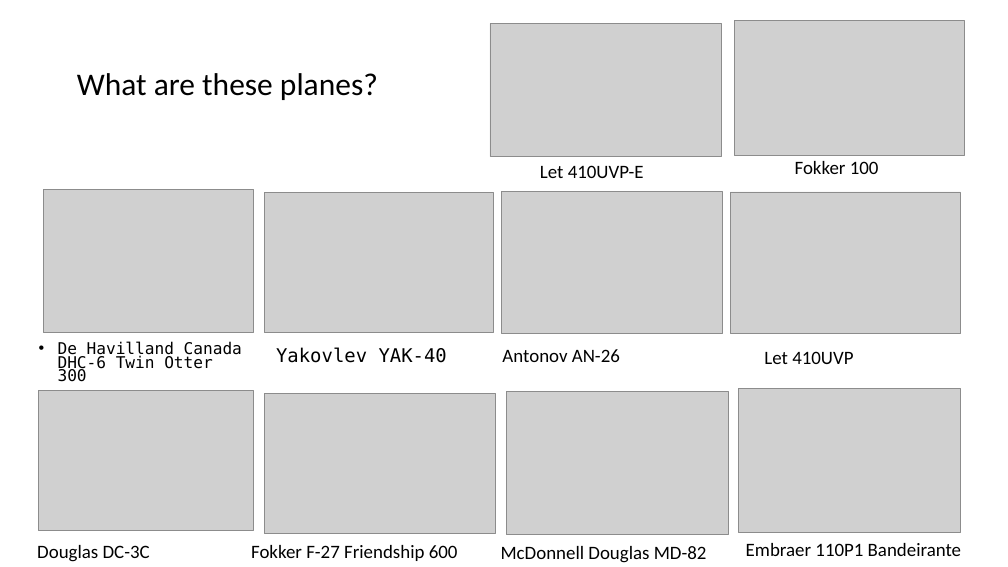
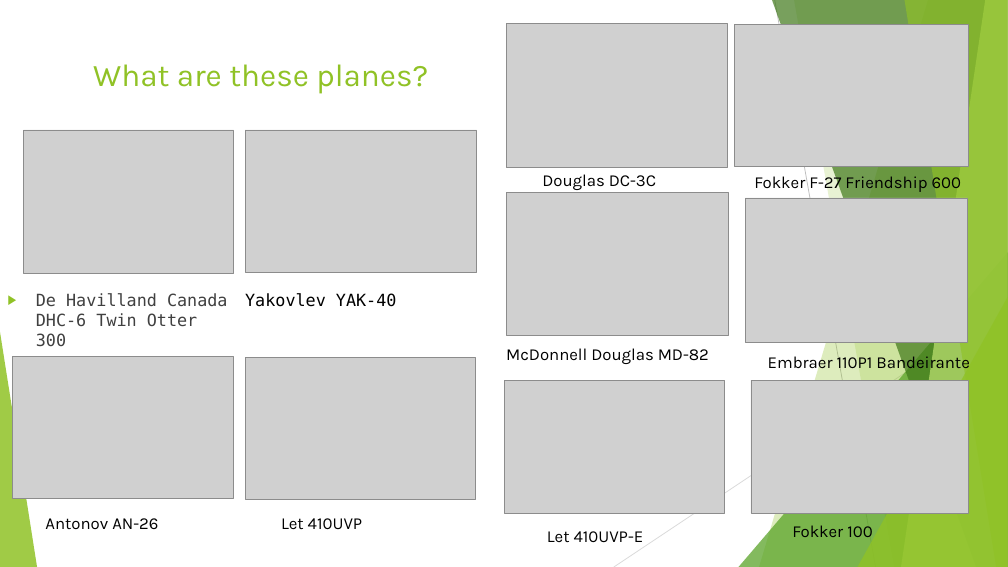
Before and after one commit to MZt92-ui/Project-1-Group-3, a slide deck: slide 3 of plane_crash_presenation_Rob.pptx. Drawn at 1008x567 pixels with LibreOffice and Linux fonts; fonts in the diff are those of the drawing; grey boxes stand for pictures. Boxes give left, top, right and bottom in pixels: in the first picture for what was removed or moved away, otherwise in the second. Text is boxed around its words. In the diff, an @@ line names an element or a change of style, - is before the commit and + after.

```diff
--- a/plane_crash_presenation_Rob.pptx
+++ b/plane_crash_presenation_Rob.pptx
@@ picture: place and size @@
-picture at [38,390,253,531]
+picture at [507,23,727,168]
@@ picture: place and size @@
-picture at [264,393,495,534]
+picture at [735,24,969,166]
@@ title "What are these planes?": place and size @@
-title "What are these planes?" at [77,73,378,100]
+title "What are these planes?" at [93,64,428,94]
@@ title "What are these planes?" at [93,64,428,94]: font Calibri to Karla, text colour #000000 to #90C226; line spacing 0.9 to 1; vertical alignment middle to top @@
@@ picture: place and size @@
-picture at [43,189,253,333]
+picture at [23,130,234,274]
@@ picture: place and size @@
-picture at [265,192,494,333]
+picture at [245,130,476,272]
@@ text "Douglas DC-3C": place and size @@
-text "Douglas DC-3C" at [37,545,150,562]
+text "Douglas DC-3C" at [542,174,656,190]
@@ text "Fokker F-27 Friendship 600": place and size @@
-text "Fokker F-27 Friendship 600" at [251,545,458,561]
+text "Fokker F-27 Friendship 600" at [754,174,961,194]
@@ picture: place and size @@
-picture at [506,392,728,535]
+picture at [507,193,729,336]
@@ picture: place and size @@
-picture at [739,388,961,533]
+picture at [746,198,968,343]
@@ text "De Havilland Canada DHC-6 Twin ...": place and size @@
-text "De Havilland Canada DHC-6 Twin ..." at [58,341,242,382]
+text "De Havilland Canada DHC-6 Twin ..." at [36,293,228,346]
@@ text "De Havilland Canada DHC-6 Twin ..." at [36,293,228,346]: size 15.4 to 16 pt, text colour #000000 to #404040; bullet • to ▶; line spacing 0.7 to 1 @@
@@ text "Yakovlev YAK-40": place and size @@
-text "Yakovlev YAK-40" at [276,347,447,363]
+text "Yakovlev YAK-40" at [245,293,397,307]
@@ text "Yakovlev YAK-40" at [245,293,397,307]: size 18 to 16 pt @@
@@ group added at [0,0,1008,567]: 5 freeform shapes, 3 triangles, 2 lines @@
@@ picture: place and size @@
-picture at [502,191,723,333]
+picture at [13,357,234,499]
@@ picture: place and size @@
-picture at [731,192,961,334]
+picture at [246,358,476,500]
@@ text "McDonnell Douglas MD-82": place and size @@
-text "McDonnell Douglas MD-82" at [501,546,707,563]
+text "McDonnell Douglas MD-82" at [506,348,709,364]
@@ text "Embraer 110P1 Bandeirante": place and size @@
-text "Embraer 110P1 Bandeirante" at [746,543,961,556]
+text "Embraer 110P1 Bandeirante" at [768,353,970,373]
@@ picture: place and size @@
-picture at [490,23,721,157]
+picture at [505,380,725,513]
@@ picture: place and size @@
-picture at [735,20,965,156]
+picture at [751,380,969,513]
@@ text "Antonov AN-26": place and size @@
-text "Antonov AN-26" at [502,349,620,362]
+text "Antonov AN-26" at [45,518,158,529]
@@ text "Let 410UVP": place and size @@
-text "Let 410UVP" at [764,351,853,364]
+text "Let 410UVP" at [281,518,362,529]
@@ size 18 to 16 pt, font Calibri to Karla in 8 elements at [45,518,158,529], [281,518,362,529], [542,174,656,190], [754,174,961,194], [506,348,709,364], [768,353,970,373], [792,525,872,537], [547,531,644,542] @@
@@ text "Let 410UVP-E": place and size @@
-text "Let 410UVP-E" at [540,165,644,178]
+text "Let 410UVP-E" at [547,531,644,542]
@@ text "Fokker 100": place and size @@
-text "Fokker 100" at [795,161,879,174]
+text "Fokker 100" at [792,525,872,537]
```
Also in this commit, not shown: 5 other slides changed, 1 slide added, 8 other files.
